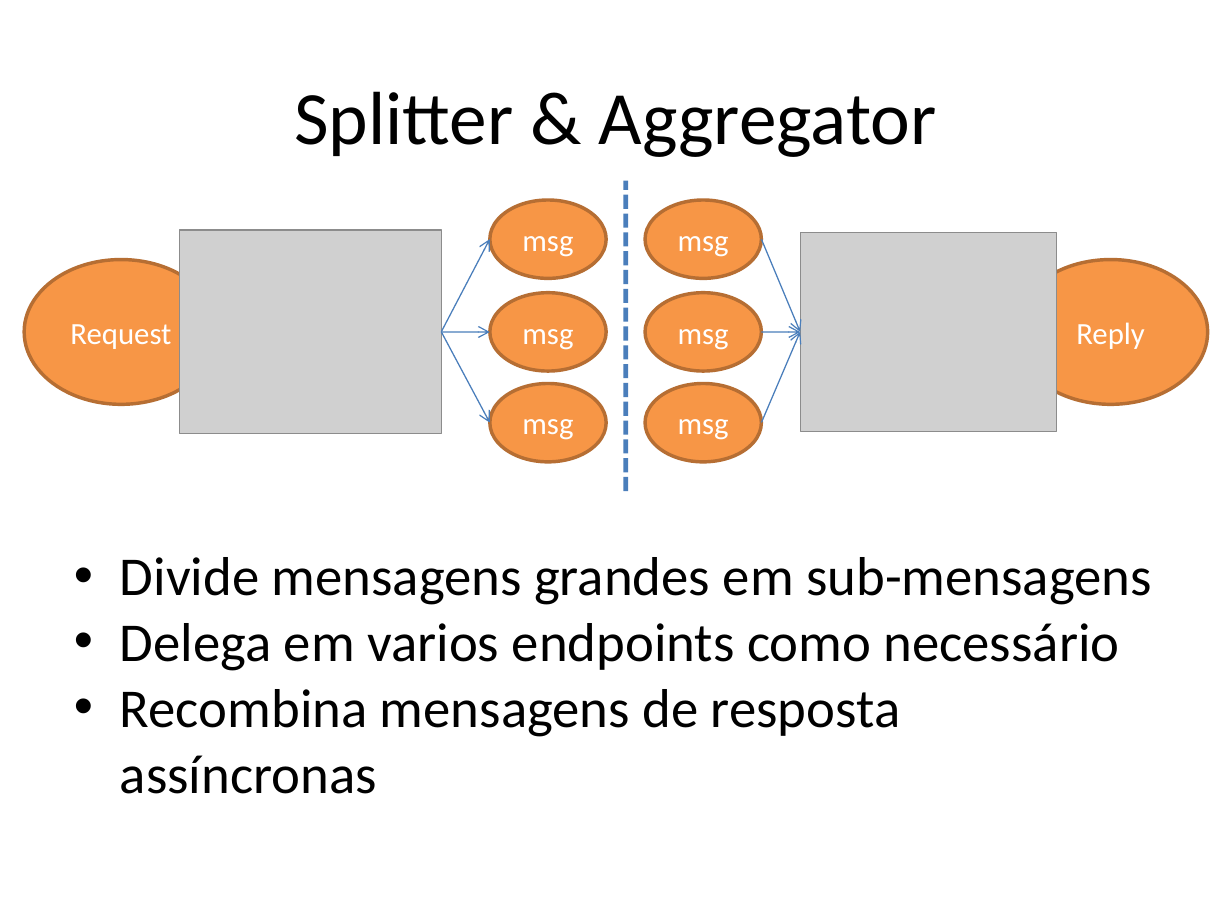
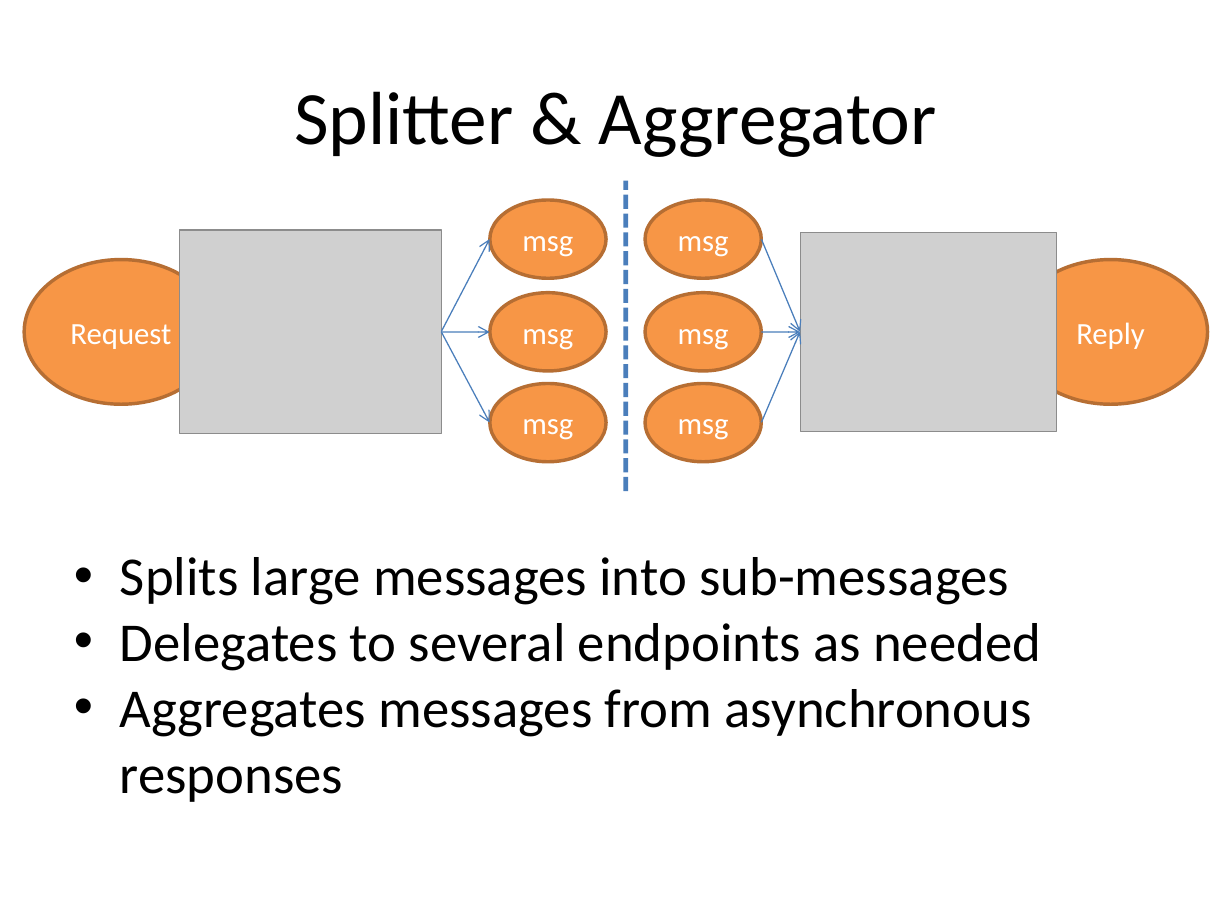
Before and after one commit to Cauliflower1988/cafe-si, a slide deck: slide 8 of src/site/training-resources/Sunset Integration.pptx. Drawn at 1232x924 pixels with LibreOffice and Linux fonts; fonts in the diff are those of the drawing; grey boxes stand for pictures. Boxes give left, top, right and bottom in pixels: in the first picture for what was removed or moved away, otherwise in the second. Text is boxed around its words. In the diff, an @@ line names an element or a change of style, - is before the commit and + after.

```diff
--- a/src/site/training-resources/Sunset Integration.pptx
+++ b/src/site/training-resources/Sunset Integration.pptx
@@ freeform shape at (441,331,489,423): outline redrawn @@
@@ freeform shape at (761,331,800,423): outline redrawn @@
@@ text at (120,557,1041,802): text changed @@
-• Divide mensagens grandes em sub-mensagens
-• Delega em varios endpoints como necessário
-• Recombina mensagens de resposta assíncronas
+• Splits large messages into sub-messages
+• Delegates to several endpoints as needed
+• Aggregates messages from asynchronous responses
```
Also in this commit, not shown: 12 other slides changed.
